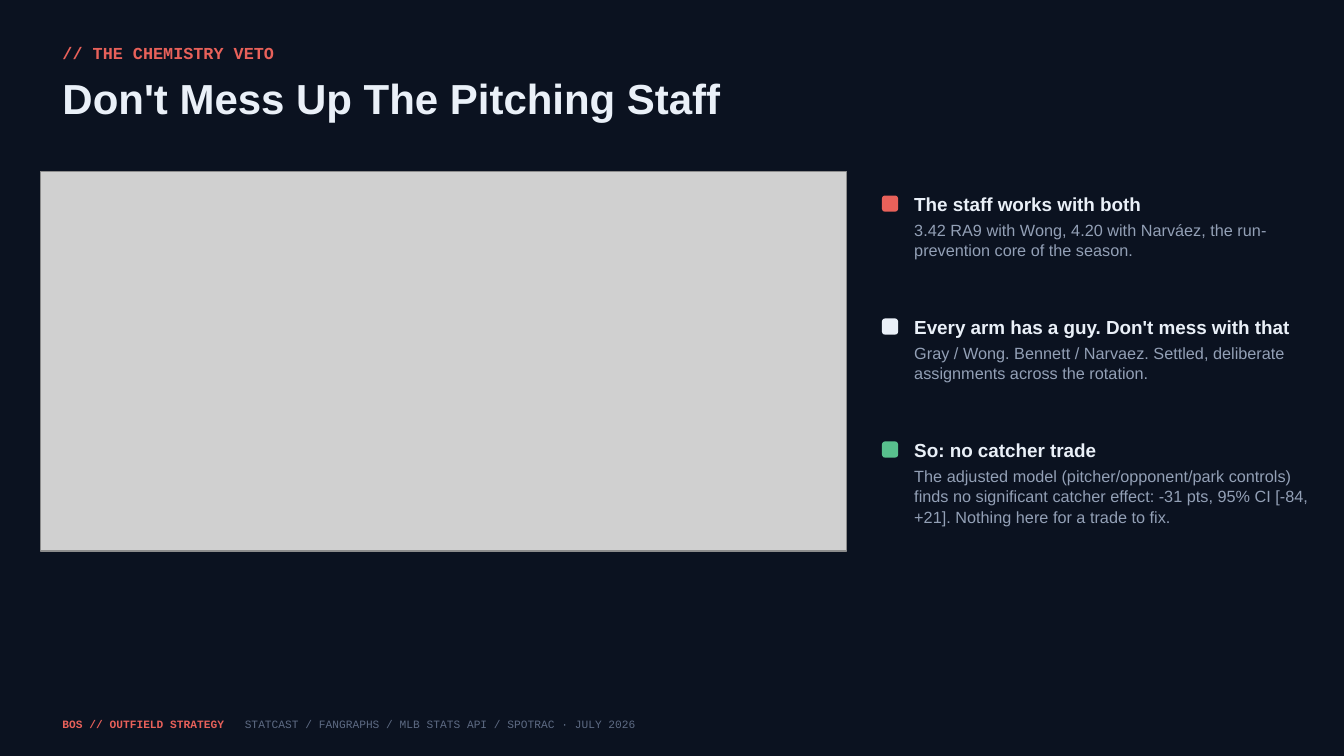
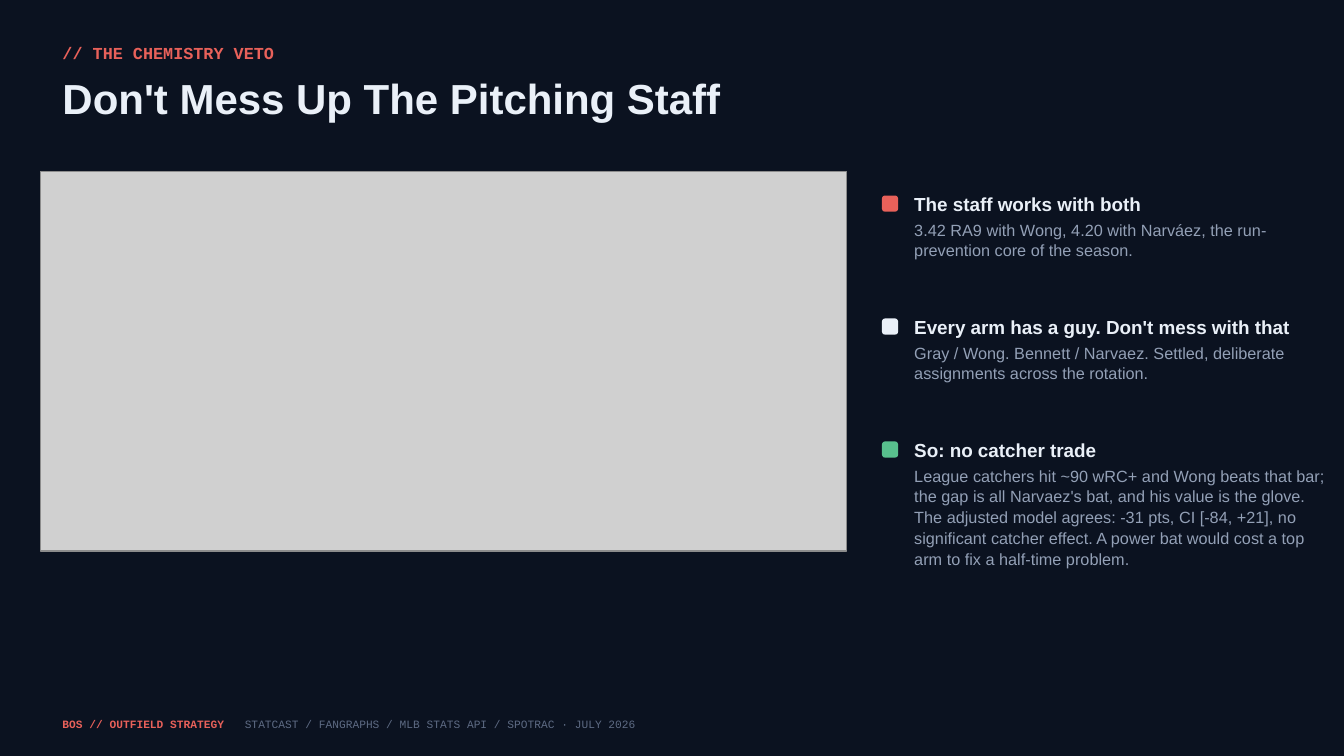
Before and after one commit to justinloo12/jarren-duran-outlier-analysis, a slide deck: slide 13 of outputs/Red_Sox_Trade_Deadline.pptx. Drawn at 1344x756 pixels with LibreOffice and Linux fonts; fonts in the diff are those of the drawing; grey boxes stand for pictures. Boxes give left, top, right and bottom in pixels: in the first picture for what was removed or moved away, otherwise in the second. Text is boxed around its words. In the diff, an @@ line names an element or a change of style, - is before the commit and + after.

```diff
--- a/outputs/Red_Sox_Trade_Deadline.pptx
+++ b/outputs/Red_Sox_Trade_Deadline.pptx
@@ text at <box>914,470,1324,569</box>: text changed @@
-The adjusted model (pitcher/opponent/park controls) finds no significant catcher effect: -31 pts, 95% CI [-84, +21]. Nothing here for a trade to fix.
+League catchers hit ~90 wRC+ and Wong beats that bar; the gap is all Narvaez's bat, and his value is the glove. The adjusted model agrees: -31 pts, CI [-84, +21], no significant catcher effect. A power bat would cost a top arm to fix a half-time problem.
```
Also in this commit, not shown: 9 other files.
